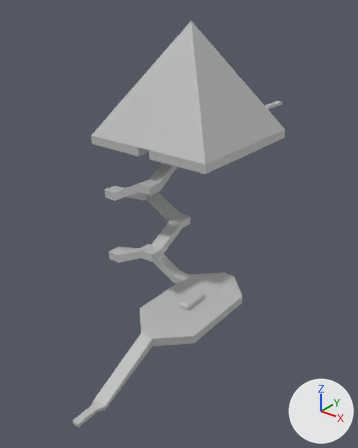
Before and after pictures for a commit that changed the FBX model Assets/Level Geo/Pyramid.fbx.
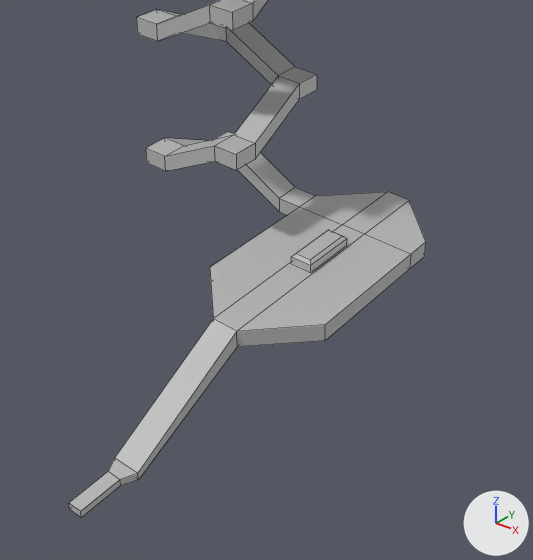
Each version appears first whole from a camera (50 mm lens) standing at (0.855, -1.66, 0.388) and looking at (0.029, -0.628, -0.252), and next in a close-up on the part from 11% to 82% of the width and 40% to 100% of the height. The axes (+X, +Y, +Z) are drawn at lower right. The lights are the same throughout. The close-ups show mesh edges as thin lines. Where no turn or scale is listed for an object, it has been applied to the vertices. Vertices at the same position are counted once.

Names of what the first close-up shows: 'Pyramid'.
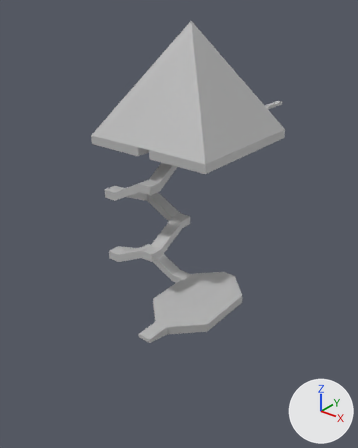
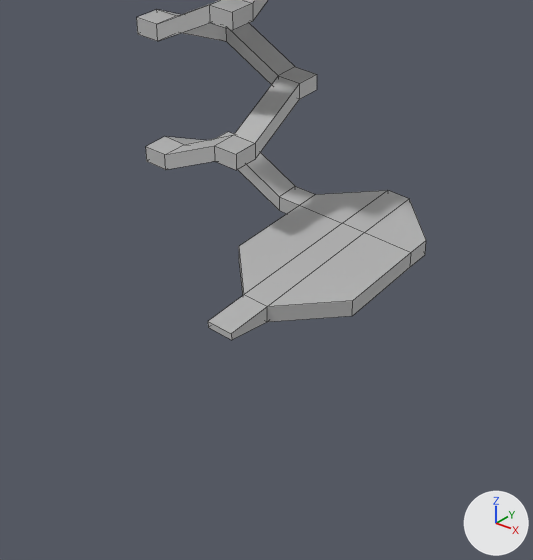
Location of each change, [x1, y1, x2, y2] in pixels of the close-ups (533 x 560 px; the box of a moved part takes in the faces that stretch with it):
'Pyramid', reshaped: before [69, 0, 426, 517]; after [136, 0, 426, 340]
part 1 of me_mesh, deleted: before [291, 230, 347, 273]
part 2 of me_mesh, moved or reshaped: before [146, 135, 232, 171]; after [146, 135, 232, 170]
part 3 of me_mesh, cut back: before [69, 174, 426, 517]; after [208, 174, 426, 340]

What the commit changed:
me_mesh is used by ob_pyramid; location (0.0, 0.0, 0.0).
Verts and faces of me_mesh; kept vertices keep their numbers, new ones are numbered from 161.
Before the commit, vertices of me_mesh: 71 (-0.12, -0.74, -0.387) at pixel (165, 171), 72 (-0.12, -0.74, -0.362) at pixel (164, 156), 73 (-0.12, -0.7, -0.362) at pixel (183, 145), 74 (-0.12, -0.7, -0.387), 83 (-0.16, -0.7, -0.387).
Before the commit, vertices of me_mesh: 84 (-0.16, -0.7, -0.362) at pixel (164, 137), 109 (-0.16, -0.74, -0.362) at pixel (145, 148), 110 (-0.16, -0.74, -0.387) at pixel (146, 162).
me_mesh had 161 vertices, 153 faces and spanned x -0.2..0.22, y -1.14..0.0, z -0.57..0.3.
me_mesh now has 141 vertices, 135 faces and spans x -0.2..0.22, y -0.89..0.0, z -0.485..0.3.
me_mesh part 1: the loose piece of 12 vertices spanning x 0.103..0.137, y -0.723..-0.639, z -0.462..-0.446 is deleted.
Part 2, on me_mesh:
Vertices 71 to 74, 83, 84, 109, 110 move by (0.0, 0.0, 0.002).
Part 3, on me_mesh:
12 vertices are removed from x 0.1..0.14, y -1.14..-1.06, z -0.57..-0.56.
13 faces are deleted.
20 vertices in x -0.02..0.22, y -0.6..-0.48, z -0.487..-0.462 move by (0.0, 0.0, 0.002).
8 vertices in x 0.02..0.22, y -0.88..-0.8, z -0.487..-0.462 move by (0.0, 0.06, 0.002).
4 vertices are added at (0.1, -0.89, -0.46), (0.14, -0.89, -0.46), (0.1, -0.89, -0.47), (0.14, -0.89, -0.47).
5 new faces join them.
